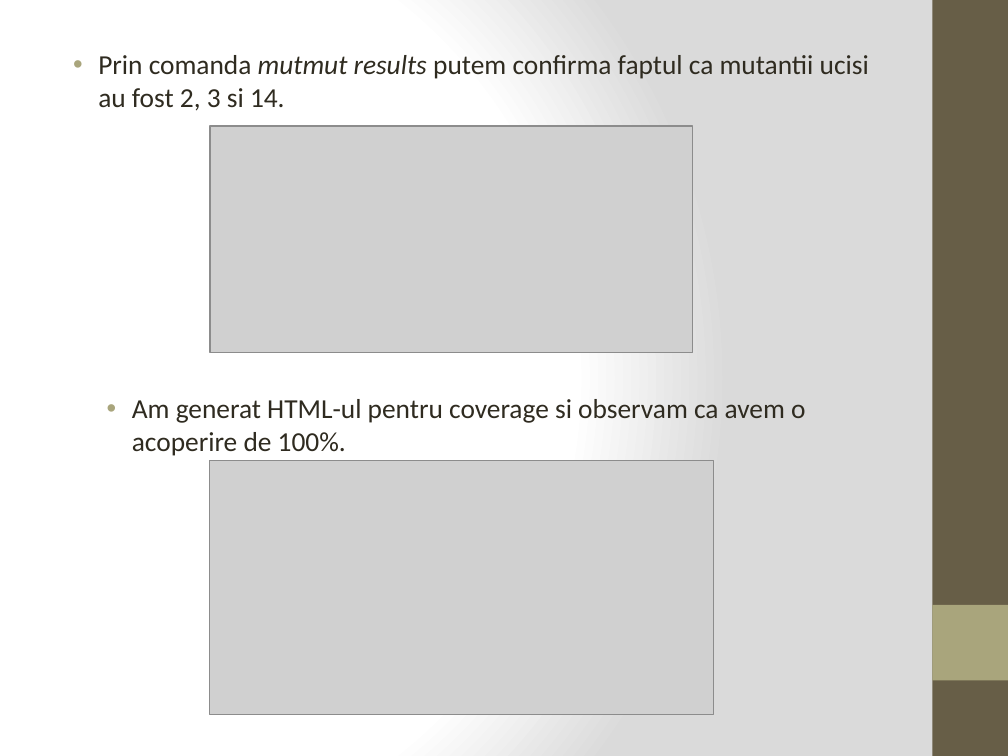
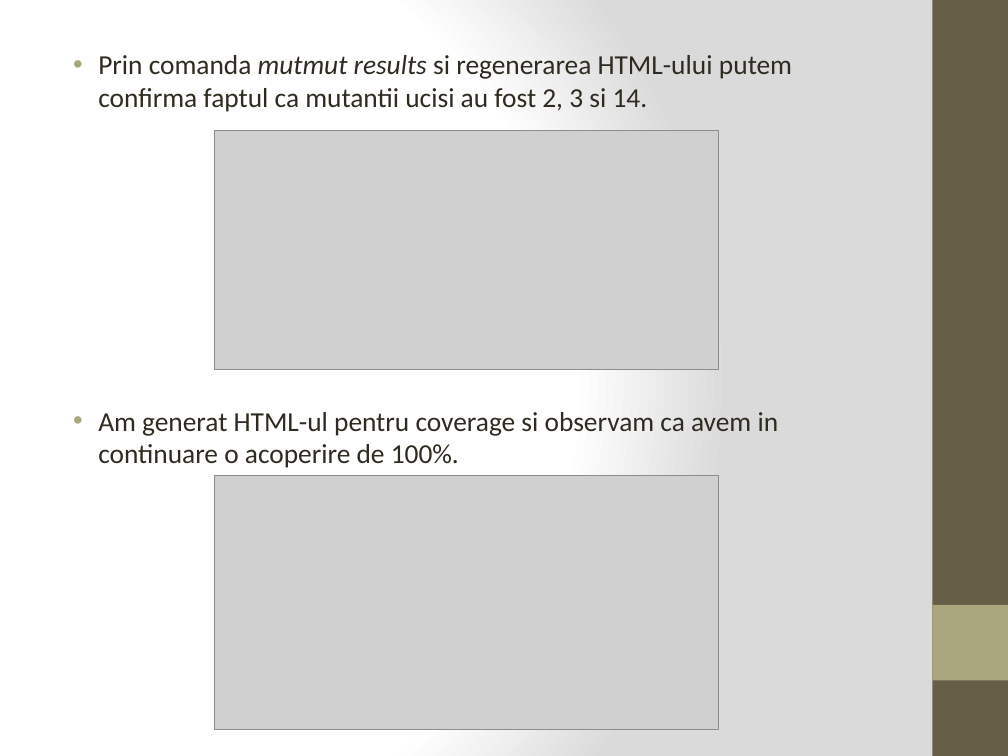
Before and after one commit to anaturcitu/CurrencyConverter, a slide deck: slide 10 of prezentare.pptx (slide 7 before the commit). Drawn at 1008x756 pixels with LibreOffice and Linux fonts; fonts in the diff are those of the drawing; grey boxes stand for pictures. Boxes give left, top, right and bottom in pixels: in the first picture for what was removed or moved away, otherwise in the second. Text is boxed around its words. In the diff, an @@ line names an element or a change of style, - is before the commit and + after.

```diff
--- a/prezentare.pptx
+++ b/prezentare.pptx
@@ text at box(98, 55, 792, 112): text changed @@
-• Prin comanda mutmut results putem confirma faptul ca mutantii ucisi au fost 2, 3 si 14.
+• Prin comanda mutmut results si regenerarea HTML-ului putem confirma faptul ca mutantii ucisi au fost 2, 3 si 14.
@@ picture: place and size @@
-picture at box(210, 126, 692, 353)
+picture at box(214, 130, 718, 370)
@@ text at box(98, 412, 779, 468): text changed @@
-• Am generat HTML-ul pentru coverage si observam ca avem o acoperire de 100%.
+• Am generat HTML-ul pentru coverage si observam ca avem in continuare o acoperire de 100%.
@@ picture: place and size @@
-picture at box(210, 461, 714, 715)
+picture at box(214, 475, 718, 729)
```
Also in this commit, not shown: 3 other slides changed, 3 slides added, 2 slides removed, 1 other file.
